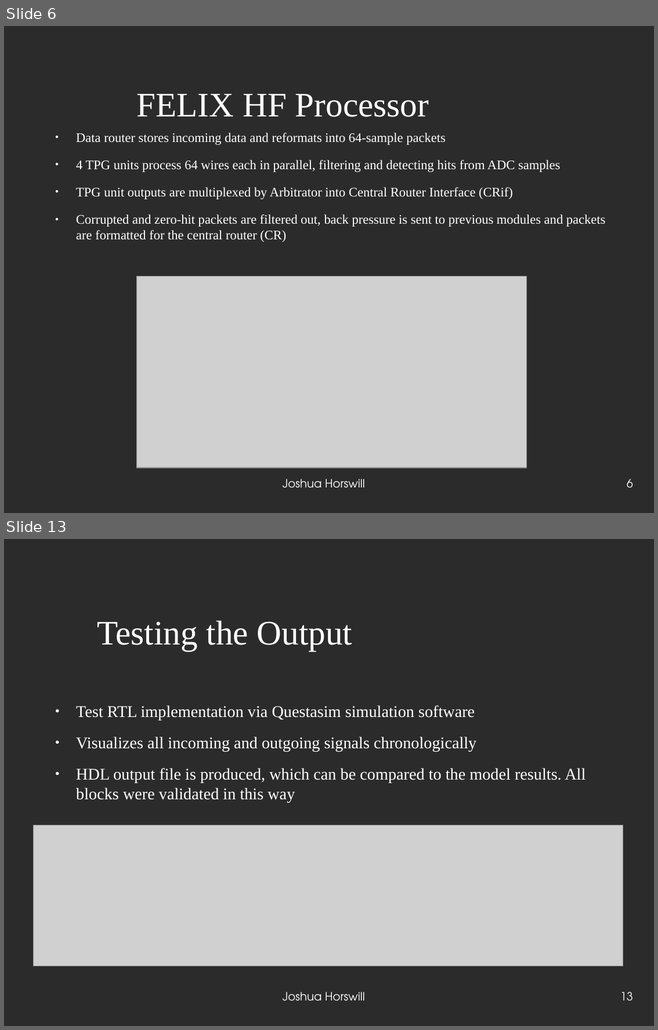
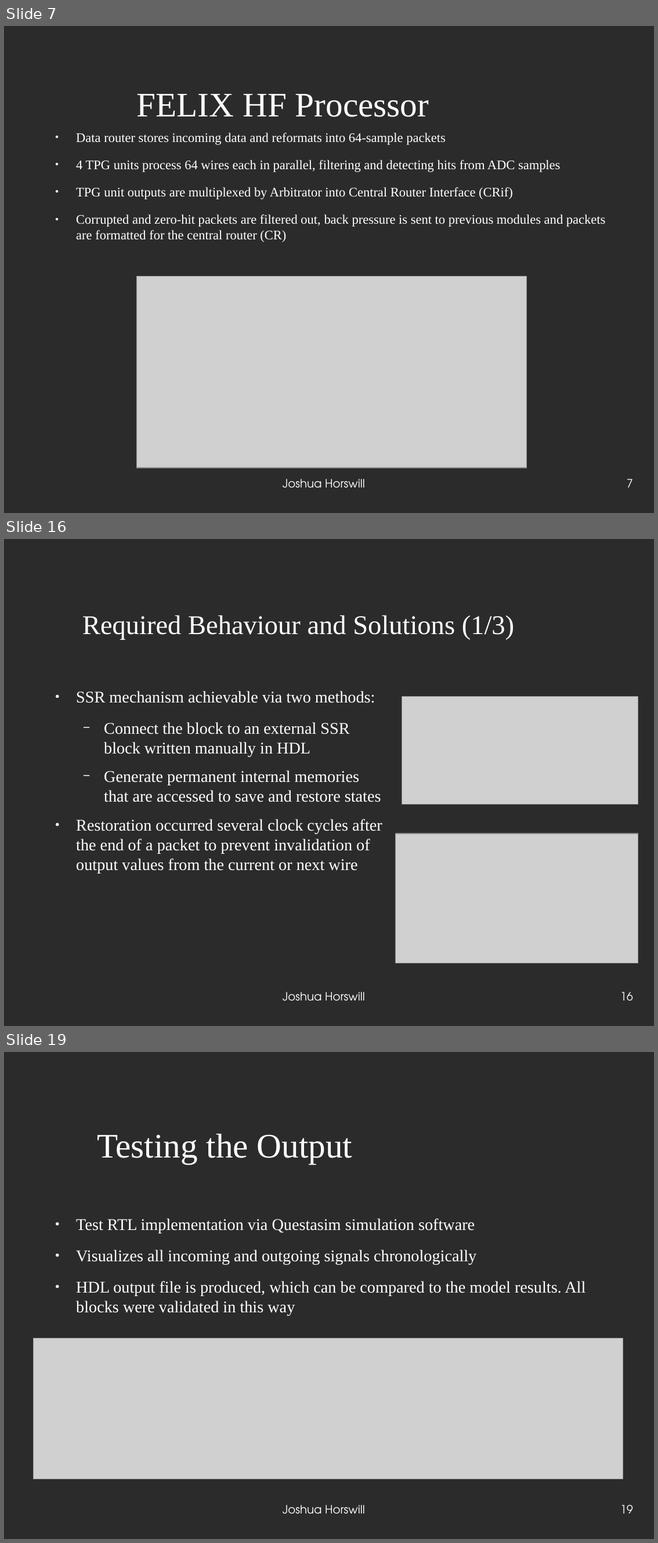
Before and after one commit to JoshCodesPhysics/dune_project, a slide deck: dune_notes/dune_pres/dune_project_pres.odp. Shown one above the other, each under a label of ours: slides 6 and 13 before the commit, slides 7, 16 and 19 after it; the slides between them are not shown. The pictures are 658x1030 and 658x1543 pixels, drawn with LibreOffice and Linux fonts; fonts in the diff are those of the drawing; grey boxes stand for pictures; background and template pictures are left out; a plain dark background stands for a picture behind light text. Boxes give left, top, right and bottom in pixels: in the first picture for what was removed or moved away, otherwise in the second. Text is boxed around its words. In the diff, an @@ line names an element or a change of style, - is before the commit and + after.

Commit message:
RAL presentation. After this I am FREE

```diff
--- a/dune_notes/dune_pres/dune_project_pres.odp
+++ b/dune_notes/dune_pres/dune_project_pres.odp
@@ slide 16 added at <box>4,539,654,1026</box>, background picture (left out) @@
@@ title added at <box>82,615,514,640</box>, 33 pt, text #FFFFFF @@
+Required Behaviour and Solutions (1/3)
@@ text added at <box>76,691,382,873</box>, 20 pt, text #FFFFFF @@
+● SSR mechanism achievable via two methods:
+  − Connect the block to an external SSR block written manually in HDL
+  − Generate permanent internal memories that are accessed to save and restore states
+● Restoration occurred several clock cycles after the end of a packet to prevent invalidation of output values from the current or next wire
@@ picture added at <box>402,697,638,804</box> @@
@@ picture added at <box>396,834,638,964</box> @@
@@ text added at <box>282,992,365,1001</box>, 14 pt, text #FFFFFF @@
+Joshua Horswill
@@ page number added at <box>620,992,633,1001</box>, 14 pt, text #FFFFFF @@
+16
@@ what was slide 6 is now slide 7 @@
@@ page number at <box>626,479,633,488</box>: text changed @@
-6
+7
@@ what was slide 13 is now slide 19 @@
@@ page number at <box>620,1505,633,1514</box>: text changed @@
-13
+19
```
Also in this commit, not shown: 11 slides changed, 8 other slides added, 1 slide removed, 4 other files.
